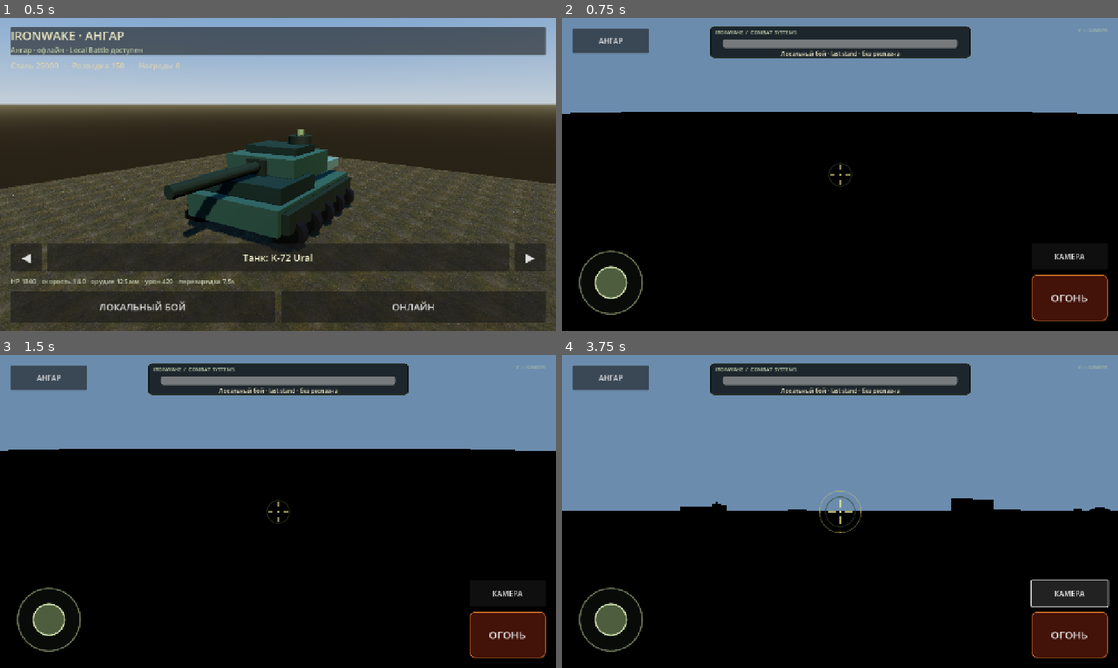
Above: before the commit, frames 1-4 (two rows, left to right).
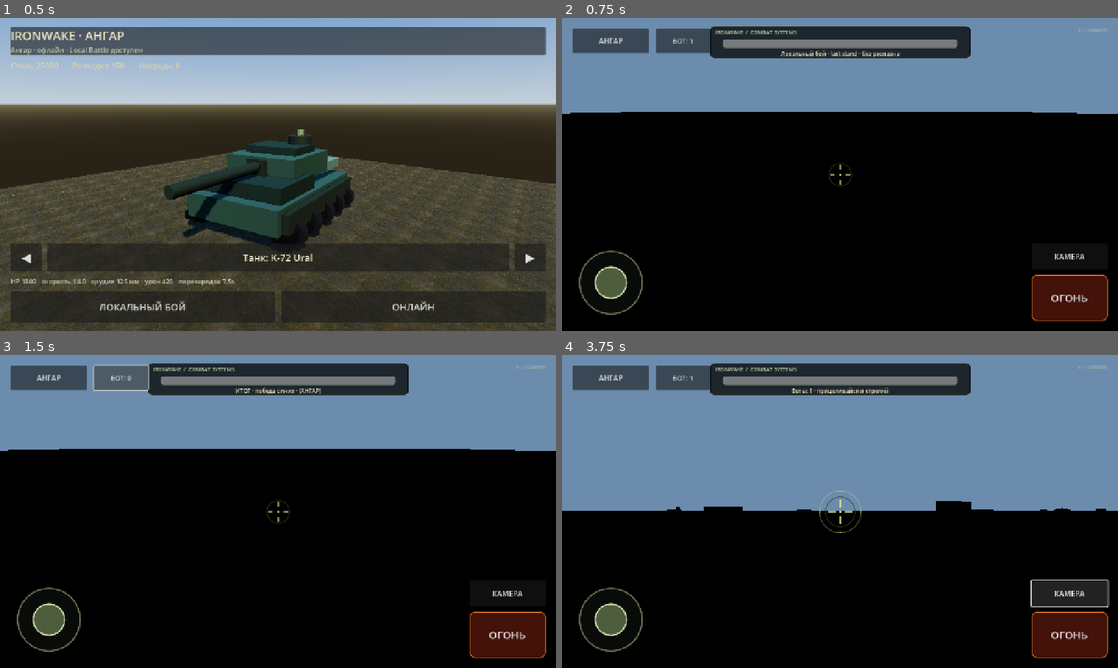
Above: after the commit, the same moments.

Repository: ivanivorontsov-sudo/ironwake-android
Game: Godot game, scene res://scenes/hangar.tscn
The game is run twice, just before and just after one commit, with the same random seed, the same clock (stepped at 60 frames per second) and the same inputs.
Inputs (mouse positions are in pixels of both pictures, inside the frame that each line leads up to):
- Up to frame 1 (0.5 s): no input
- Up to frame 2 (0.75 s): click "ЛОКАЛЬНЫЙ БОЙ" at 0.5 s
- Up to frame 3 (1.5 s): click (122, 376) at 1.25 s, where only the run after the commit has a clickable "БОТ: 1"
- Up to frame 4 (3.75 s): click (684, 376) at 2 s, where only the run after the commit has a clickable "БОТ: 0"; click "ОГОНЬ" at 2.75 s; click "КАМЕРА" at 3.5 s

Frame 1 is identical in both runs. In frame 2, 0.8% of the frame differs, in the area x 16-27%, y 3-12%; in frame 3, 1.1%; in frame 4, 1.4%, in the area x 16-99%, y 3-50%.
Error before the commit: Invalid access to property or key 'pressed' on a base object of type 'null instance'. (res://scripts/input/battle_hud.gd:26)
Error after the commit: Invalid assignment of property or key 'glow_levels_1' with value of type 'float' on a base object of type 'Environment'. (res://scripts/graphics/battle_environ…

Commit message:
ui: add bot toggle button

Diff:
--- a/godot/Ironwake/scenes/battle.tscn
+++ b/godot/Ironwake/scenes/battle.tscn
@@ -197,6 +197,15 @@
 theme_override_font_sizes/font_size = 17
 text = "КАМЕРА"
 
+[node name="BtnBots" type="Button" parent="BattleHUD/Root"]
+layout_mode = 0
+offset_left = 216.0
+offset_top = 24.0
+offset_right = 340.0
+offset_bottom = 80.0
+theme_override_font_sizes/font_size = 15
+text = "БОТ: 1"
+
 [node name="BtnHangar" type="Button" parent="BattleHUD/Root"]
 layout_mode = 0
 offset_left = 24.0
